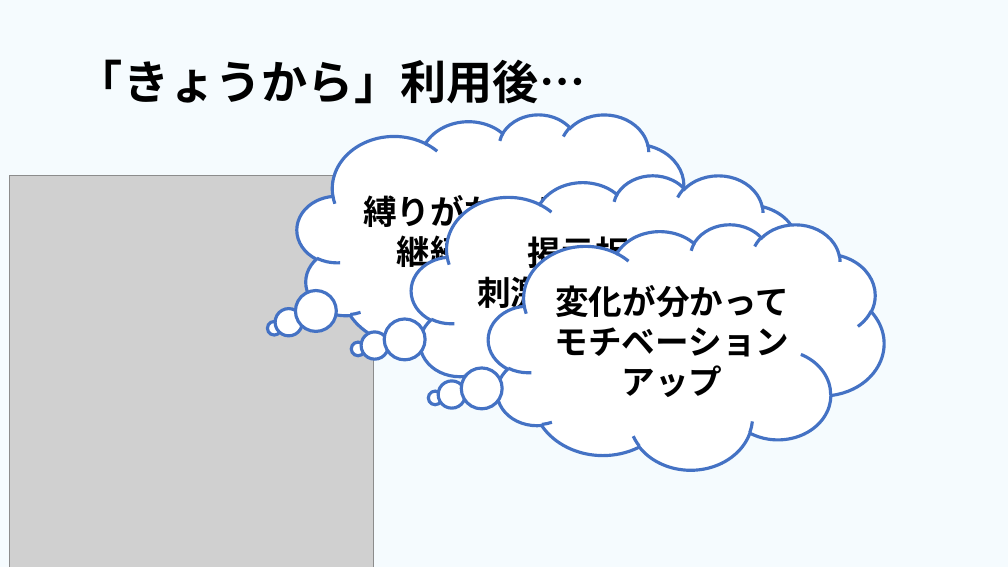
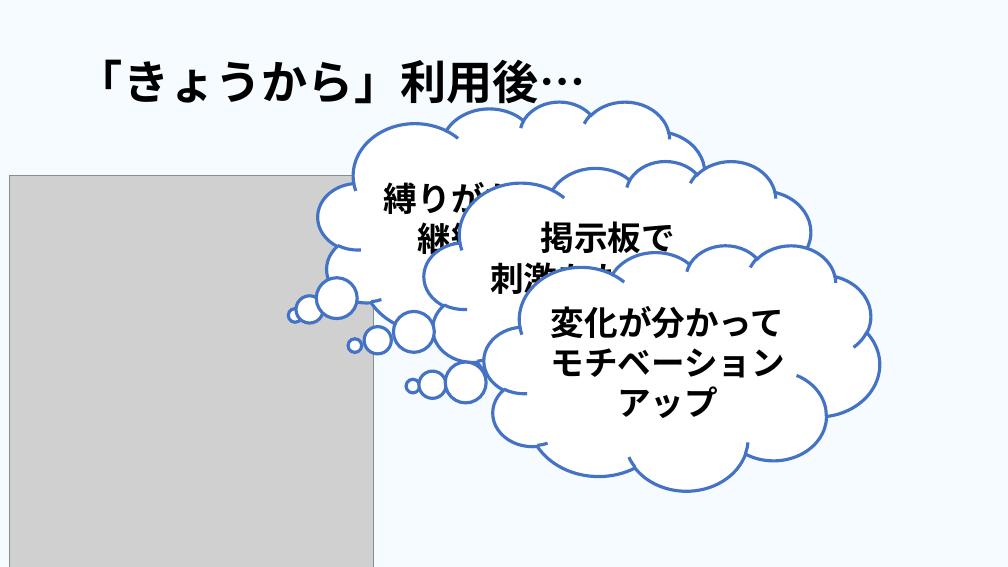
Before and after one commit to dojo2023/E-4, a slide deck: slide 19 of 共有用フォルダー/そばうどん仮.pptx. Drawn at 1008x567 pixels with LibreOffice and Linux fonts; fonts in the diff are those of the drawing; grey boxes stand for pictures. Boxes give left, top, right and bottom in pixels: in the first picture for what was removed or moved away, otherwise in the second. Text is boxed around its words. In the diff, an @@ line names an element or a change of style, - is before the commit and + after.

```diff
--- a/共有用フォルダー/そばうどん仮.pptx
+++ b/共有用フォルダー/そばうどん仮.pptx
@@ thought cloud "縛りがないから継続できた": place and size @@
-thought cloud "縛りがないから継続できた" at (297, 114, 693, 360)
+thought cloud "縛りがないから継続できた" at (318, 101, 714, 347)
@@ thought cloud "掲示板で": place and size @@
-thought cloud "掲示板で" at (411, 175, 807, 421)
+thought cloud "掲示板で" at (424, 161, 820, 407)
@@ thought cloud "掲示板で" at (424, 161, 820, 407): proportions changed @@
@@ thought cloud "変化が分かって" at (484, 245, 879, 491): proportions changed @@
@@ thought cloud "変化が分かって": place and size @@
-thought cloud "変化が分かって" at (488, 224, 884, 470)
+thought cloud "変化が分かって" at (484, 245, 879, 491)
```
